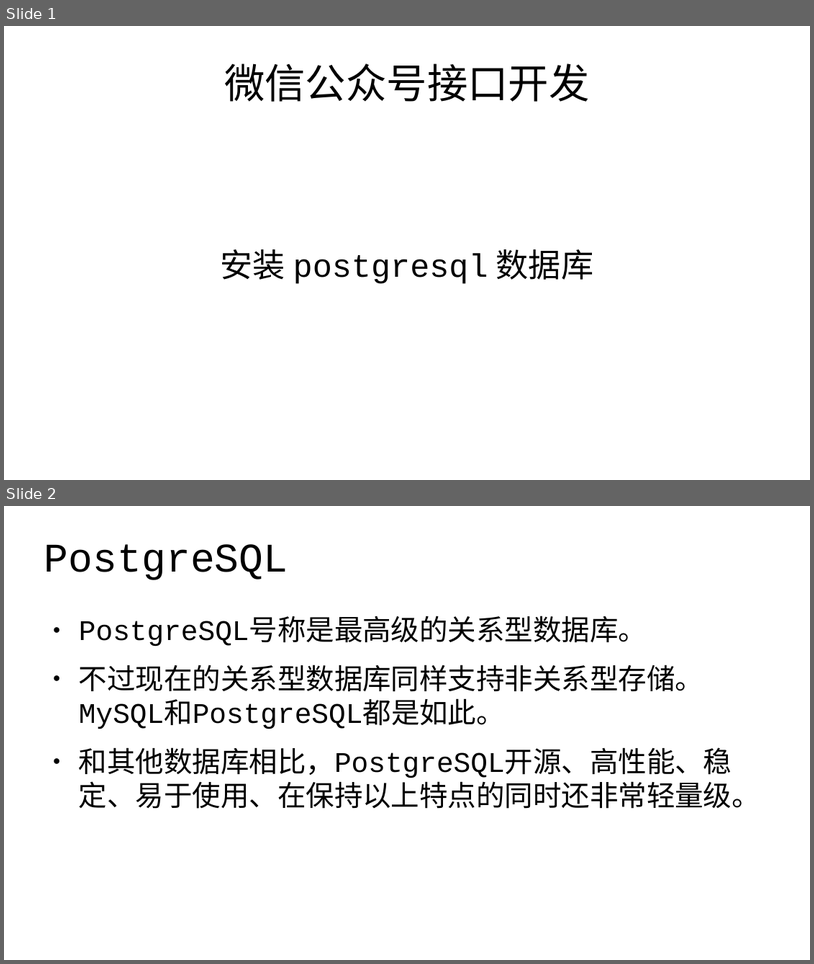
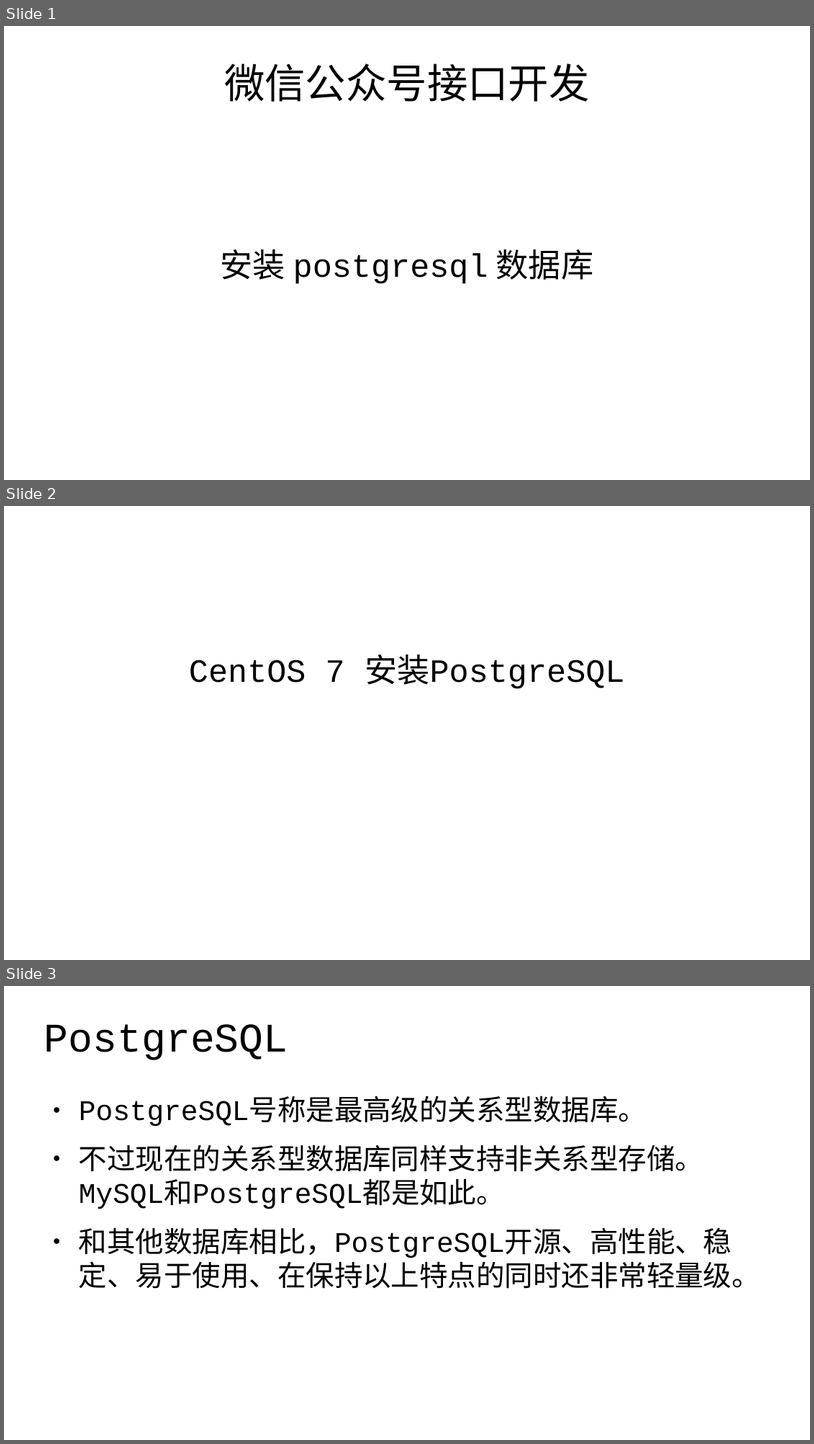
Before and after one commit to edu2act/course-wechat-and-miniprogram, a slide deck: materials/ch16/ch16_1-安装postgres数据库.odp. Shown one above the other, each under a label of ours: slides 1 and 2 before the commit, slides 1, 2 and 3 after it. The pictures are 814x964 and 814x1444 pixels, drawn with LibreOffice and Linux fonts; fonts in the diff are those of the drawing. Boxes give left, top, right and bottom in pixels: in the first picture for what was removed or moved away, otherwise in the second. Text is boxed around its words. In the diff, an @@ line names an element or a change of style, - is before the commit and + after.

```diff
--- a/materials/ch16/ch16_1-安装postgres数据库.odp
+++ b/materials/ch16/ch16_1-安装postgres数据库.odp
@@ slide 2 added at [4,506,810,960], background #FFFFFF @@
@@ subtitle added at [189,654,625,689], 32 pt, text #000000 @@
+CentOS 7 安装PostgreSQL
@@ what was slide 2 is now slide 3 @@
```
Also in this commit, not shown: 4 slides changed, 3 other slides added, 5 other files.
